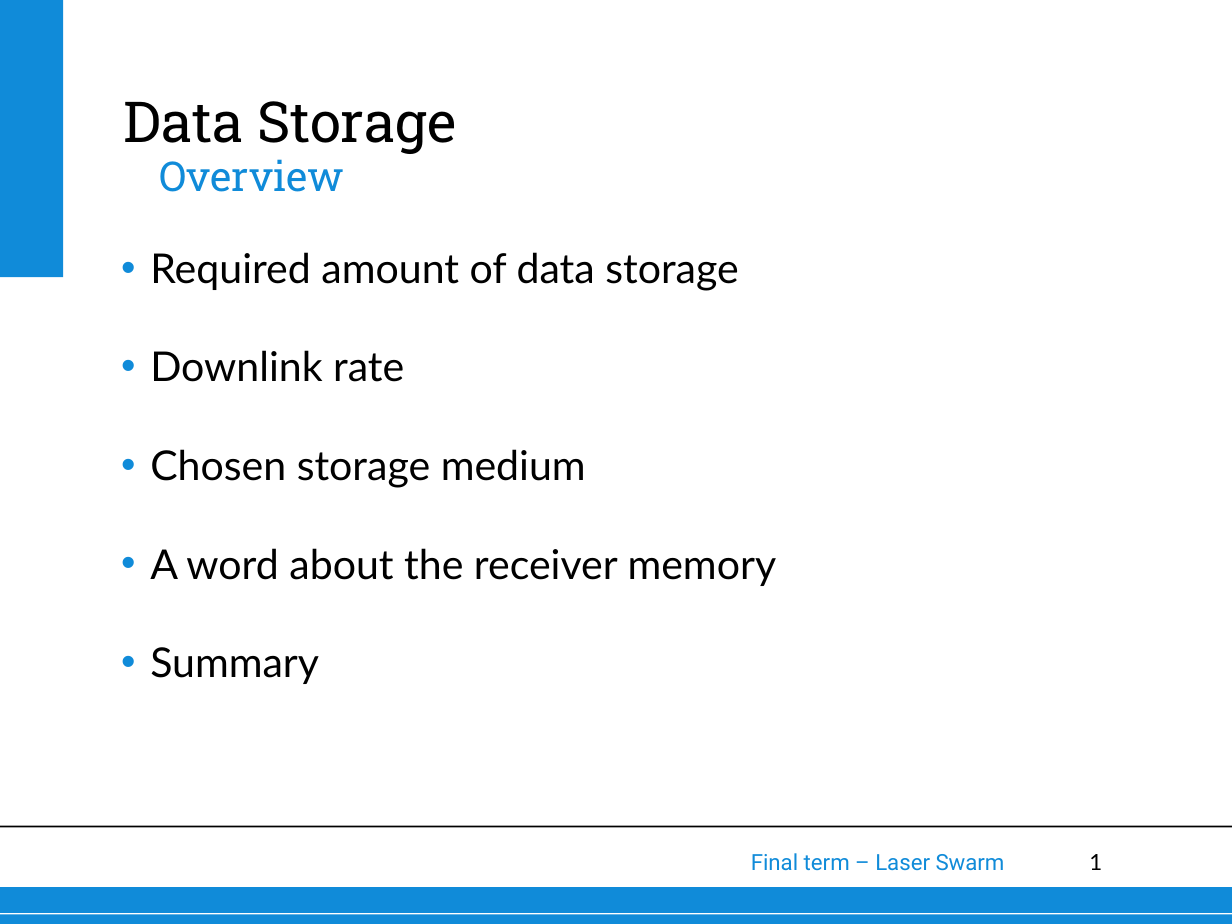
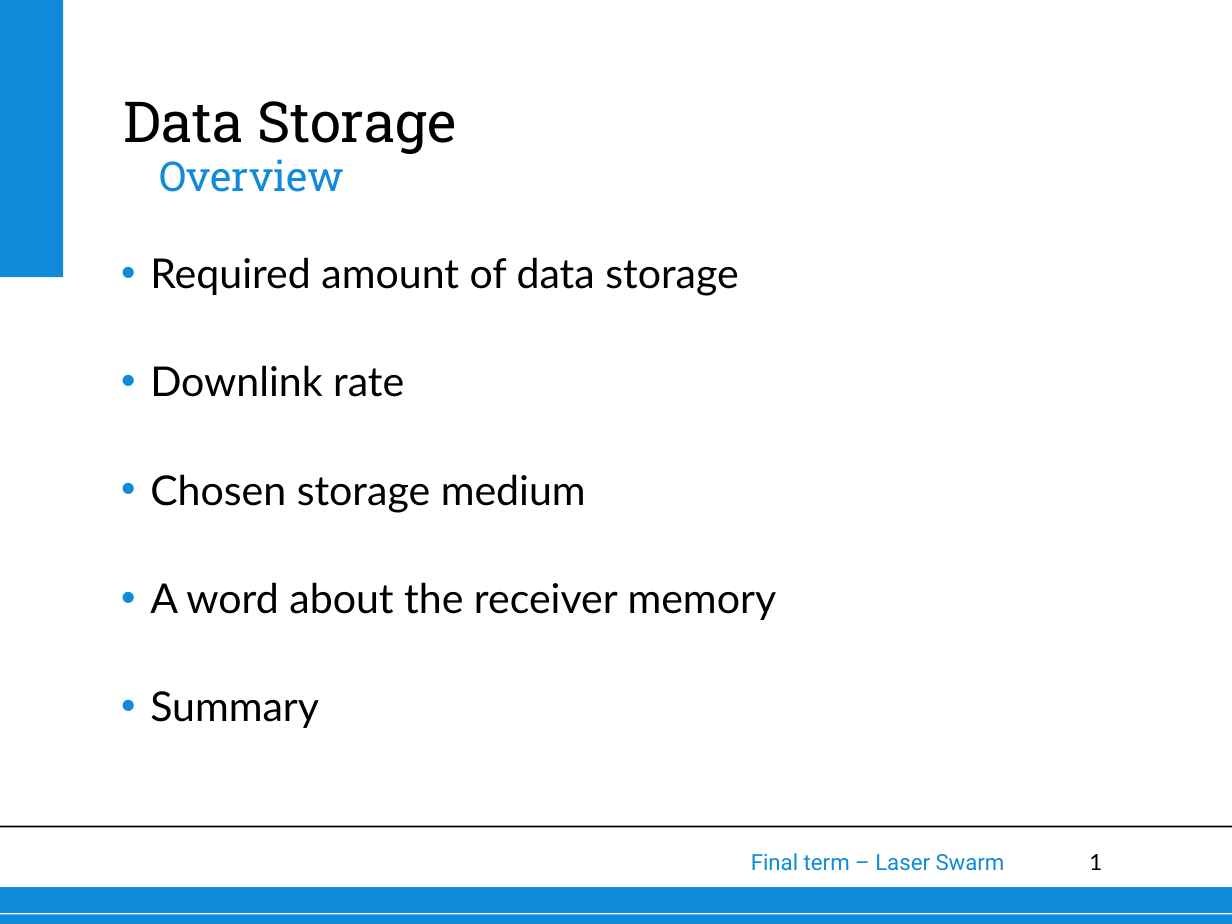
Before and after one commit to thewisenerd/laser-swarm, a slide deck: slide 1 of finalPresentation/subsections/Data Storage.ppt. Drawn at 1232x924 pixels with LibreOffice and Linux fonts; fonts in the diff are those of the drawing; background and template pictures are left out. Boxes give left, top, right and bottom in pixels: in the first picture for what was removed or moved away, otherwise in the second. Text is boxed around its words. In the diff, an @@ line names an element or a change of style, - is before the commit and + after.

```diff
--- a/finalPresentation/subsections/Data Storage.ppt
+++ b/finalPresentation/subsections/Data Storage.ppt
@@ text "Required amount of data storage" at (x1=150, y1=257, x2=777, y2=728): line spacing 1 to 1.1 @@
```
Also in this commit, not shown: 3 other slides changed.
